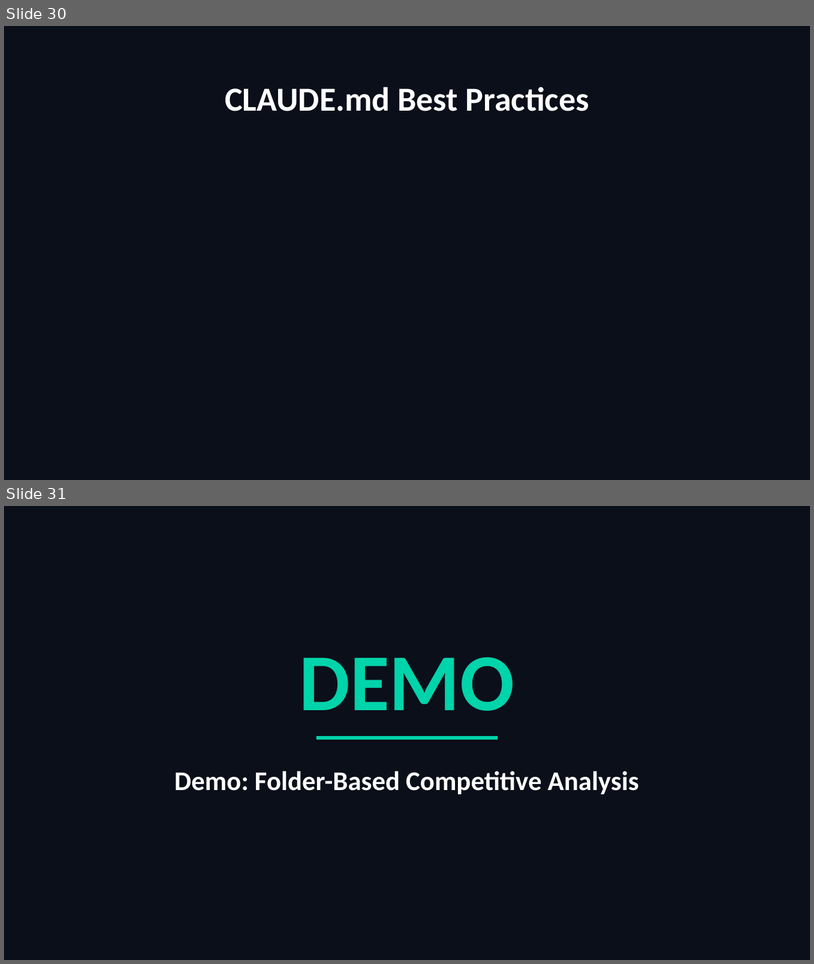
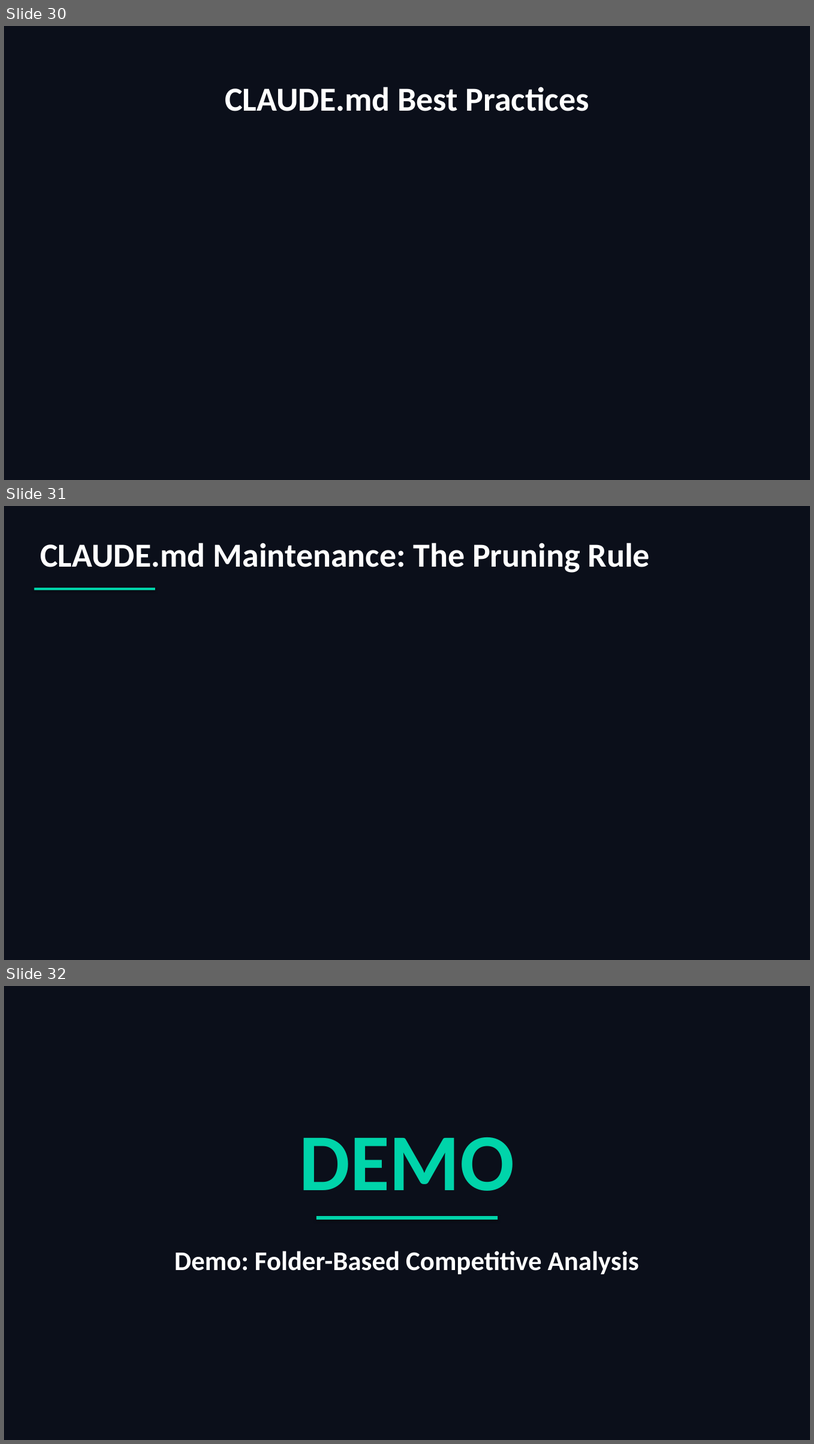
Before and after one commit to scottrhay/AIA-ClaudeCopilot, a slide deck: slides/Day2_Claude_Code_Fundamentals.pptx. Shown one above the other, each under a label of ours: slides 30 and 31 before the commit, slides 30, 31 and 32 after it. The pictures are 814x964 and 814x1444 pixels, drawn with LibreOffice and Linux fonts; fonts in the diff are those of the drawing. Boxes give left, top, right and bottom in pixels: in the first picture for what was removed or moved away, otherwise in the second. Text is boxed around its words. In the diff, an @@ line names an element or a change of style, - is before the commit and + after.

```diff
--- a/slides/Day2_Claude_Code_Fundamentals.pptx
+++ b/slides/Day2_Claude_Code_Fundamentals.pptx
@@ slide 31 added at <box>4,506,810,960</box>, background #0B0F1A @@
@@ text added at <box>40,543,650,573</box>, 40 pt, text #FFFFFF, bold @@
+CLAUDE.md Maintenance: The Pruning Rule
@@ rectangle added at <box>34,588,155,590</box>, fill #00D4AA @@
@@ what was slide 31 is now slide 32 @@
```
Also in this commit, not shown: 11 other slides added, 1 other file.
